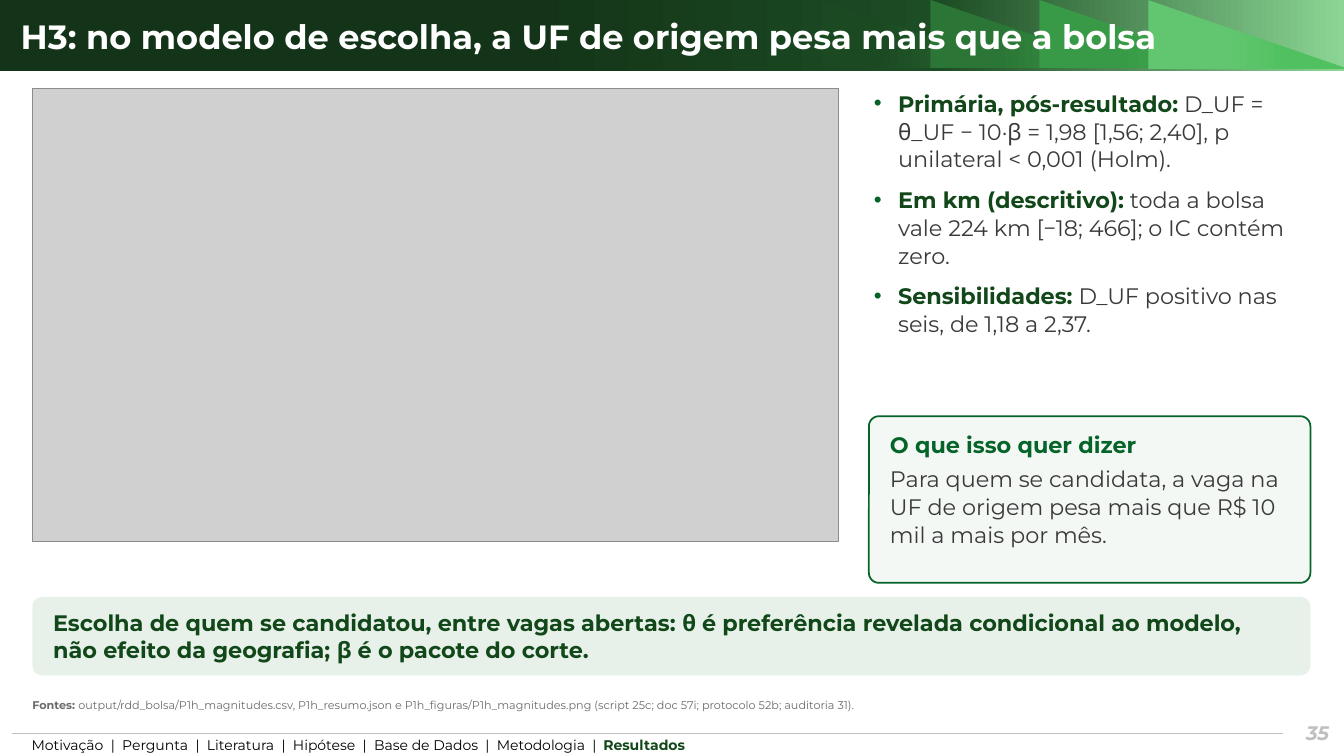
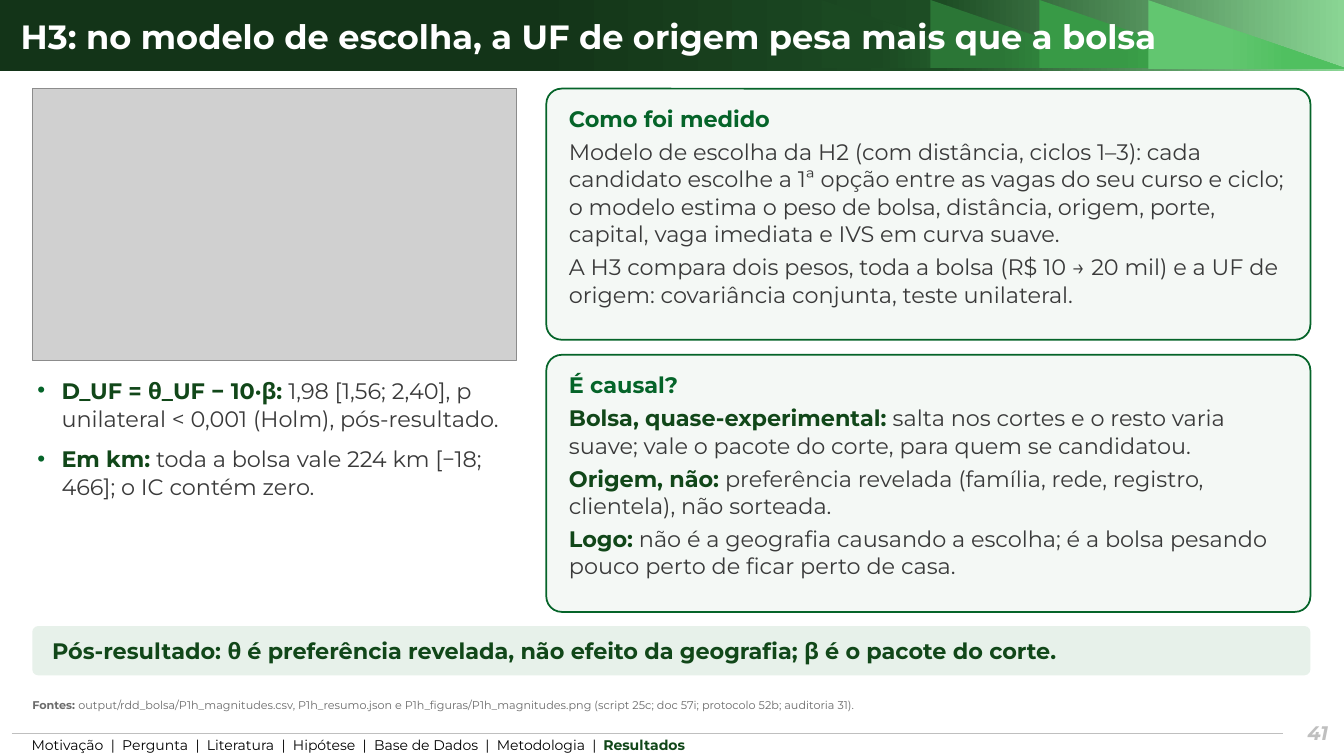
Before and after one commit to ka1victor/impact-eval-health-econ-pmme, a slide deck: slide 41 of output/apresentacao_banca2/deck_banca2.pptx (slide 35 before the commit). Drawn at 1344x756 pixels with LibreOffice and Linux fonts; fonts in the diff are those of the drawing; grey boxes stand for pictures; background and template pictures are left out. Boxes give left, top, right and bottom in pixels: in the first picture for what was removed or moved away, otherwise in the second. Text is boxed around its words. In the diff, an @@ line names an element or a change of style, - is before the commit and + after.

```diff
--- a/output/apresentacao_banca2/deck_banca2.pptx
+++ b/output/apresentacao_banca2/deck_banca2.pptx
@@ picture: place and size @@
-picture at bbox=[32, 89, 839, 542]
+picture at bbox=[32, 89, 516, 361]
@@ rounded rectangle added at bbox=[546, 89, 1311, 340], fill #F4F8F5, outline #056429 1.25 pt, 16 pt, text #3A3A3A @@
+Como foi medido
+Modelo de escolha da H2 (com distância, ciclos 1–3): cada candidato escolhe a 1ª opção entre as vagas do seu curso e ciclo; o modelo estima o peso de bolsa, distância, origem, porte, capital, vaga imediata e IVS em curva suave.
+A H3 compara dois pesos, toda a bolsa (R$ 10 → 20 mil) e a UF de origem: covariância conjunta, teste unilateral.
@@ rounded rectangle added at bbox=[546, 355, 1311, 612], fill #F4F8F5, outline #056429 1.25 pt, 16 pt, text #3A3A3A @@
+É causal?
+Bolsa, quase-experimental: salta nos cortes e o resto varia suave; vale o pacote do corte, para quem se candidatou.
+Origem, não: preferência revelada (família, rede, registro, clientela), não sorteada.
+Logo: não é a geografia causando a escolha; é a bolsa pesando pouco perto de ficar perto de casa.
@@ text at bbox=[62, 382, 498, 500]: text changed @@
-• Primária, pós-resultado: D_UF = θ_UF − 10·β = 1,98 [1,56; 2,40], p unilateral < 0,001 (Holm).
-• Em km (descritivo): toda a bolsa vale 224 km [−18; 466]; o IC contém zero.
-• Sensibilidades: D_UF positivo nas seis, de 1,18 a 2,37.
+• D_UF = θ_UF − 10·β: 1,98 [1,56; 2,40], p unilateral < 0,001 (Holm), pós-resultado.
+• Em km: toda a bolsa vale 224 km [−18; 466]; o IC contém zero.
@@ rounded rectangle removed at bbox=[869, 416, 1311, 583] @@
-O que isso quer dizer
-Para quem se candidata, a vaga na UF de origem pesa mais que R$ 10 mil a mais por mês.
@@ rounded rectangle "Pós-resultado: θ é preferência revelada, ...": place and size @@
-rounded rectangle "Pós-resultado: θ é preferência revelada, ..." at bbox=[32, 597, 1311, 676]
+rounded rectangle "Pós-resultado: θ é preferência revelada, ..." at bbox=[32, 626, 1311, 676]
@@ text in rounded rectangle at bbox=[52, 641, 1056, 665]: text changed @@
-Escolha de quem se candidatou, entre vagas abertas: θ é preferência revelada condicional ao modelo, não efeito da geografia; β é o pacote do corte.
+Pós-resultado: θ é preferência revelada, não efeito da geografia; β é o pacote do corte.
@@ page number at bbox=[1307, 726, 1328, 740]: text changed @@
-35
+41
```
Also in this commit, not shown: 14 other slides changed, 7 slides added, 23 other files.
